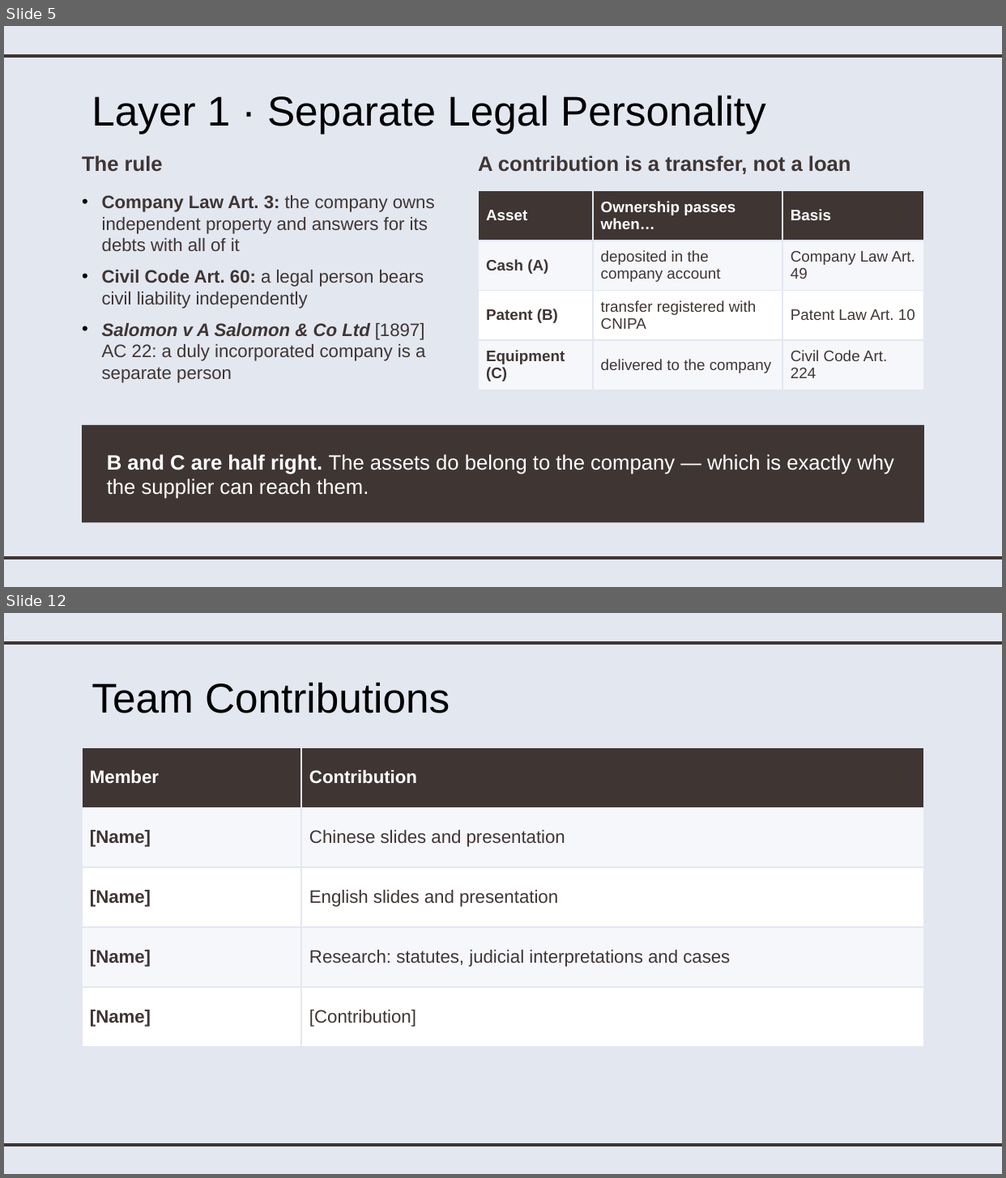
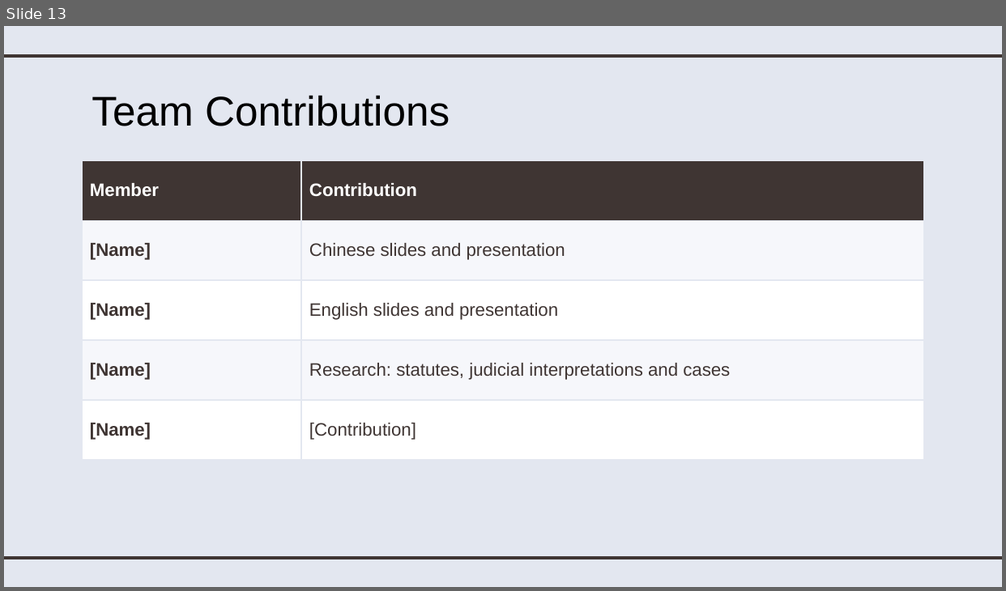
Before and after one commit to joycelynqxq-lab/my-project, a slide deck: 英文部分_English_Part.pptx. Shown one above the other, each under a label of ours: slides 5 and 12 before the commit, slide 13 after it; the slides between them are not shown. The pictures are 1006x1178 and 1006x591 pixels, drawn with LibreOffice and Linux fonts; fonts in the diff are those of the drawing. Boxes give left, top, right and bottom in pixels: in the first picture for what was removed or moved away, otherwise in the second. Text is boxed around its words. In the diff, an @@ line names an element or a change of style, - is before the commit and + after.

```diff
--- a/英文部分_English_Part.pptx
+++ b/英文部分_English_Part.pptx
@@ slide 5 removed at bbox=[4, 26, 1002, 587], background #E3E7F0; not listed: 2 template elements that a slide beside it also shows @@
@@ title removed at bbox=[91, 95, 766, 134] @@
-Layer 1 · Separate Legal Personality
@@ text removed at bbox=[82, 156, 163, 172] @@
-The rule
@@ text removed at bbox=[478, 156, 851, 174] @@
-A contribution is a transfer, not a loan
@@ text removed at bbox=[102, 195, 435, 383] @@
-• Company Law Art. 3: the company owns independent property and answers for its debts with all of it
-• Civil Code Art. 60: a legal person bears civil liability independently
-• Salomon v A Salomon & Co Ltd [1897] AC 22: a duly incorporated company is a separate person
@@ table removed at bbox=[478, 190, 924, 390], 4 rows, 3 columns @@
-Asset | Ownership passes when… | Basis
-Cash (A) | deposited in the company account | Company Law Art. 49
-Patent (B) | transfer registered with CNIPA | Patent Law Art. 10
-Equipment (C) | delivered to the company | Civil Code Art. 224
@@ rectangle removed at bbox=[82, 425, 924, 523] @@
@@ text removed at bbox=[107, 454, 894, 499] @@
-B and C are half right. The assets do belong to the company — which is exactly why the supplier can reach them.
@@ what was slide 12 is now slide 13 @@
```
Also in this commit, not shown: 3 slides changed, 10 slides added, 8 other slides removed, 1 other file.
